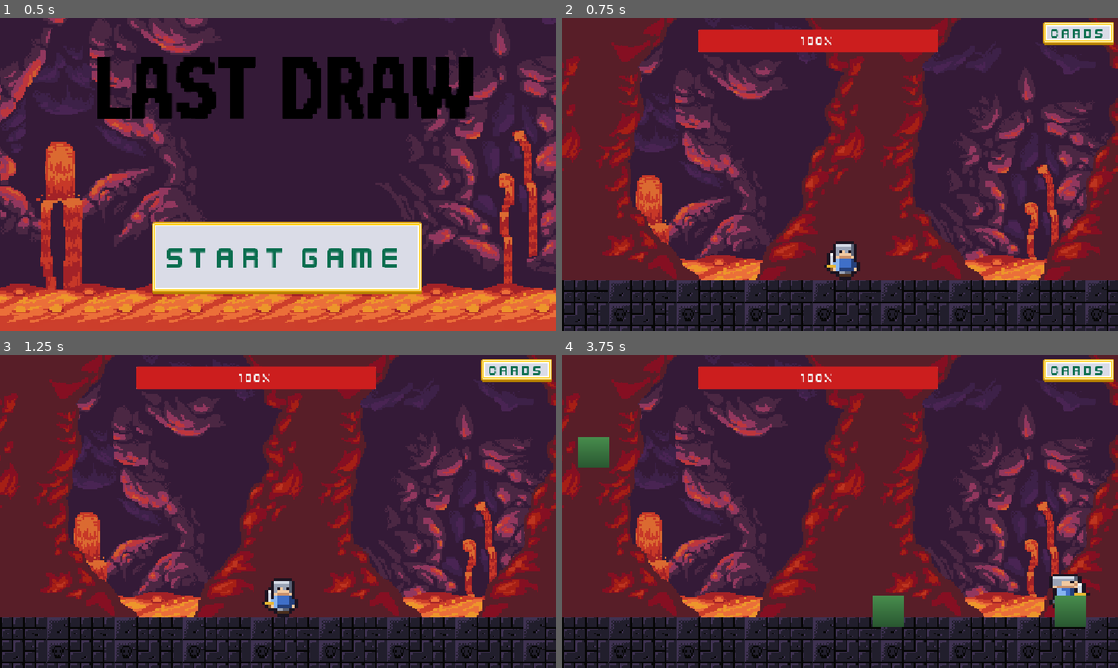
Above: before the commit, frames 1-4 (two rows, left to right).
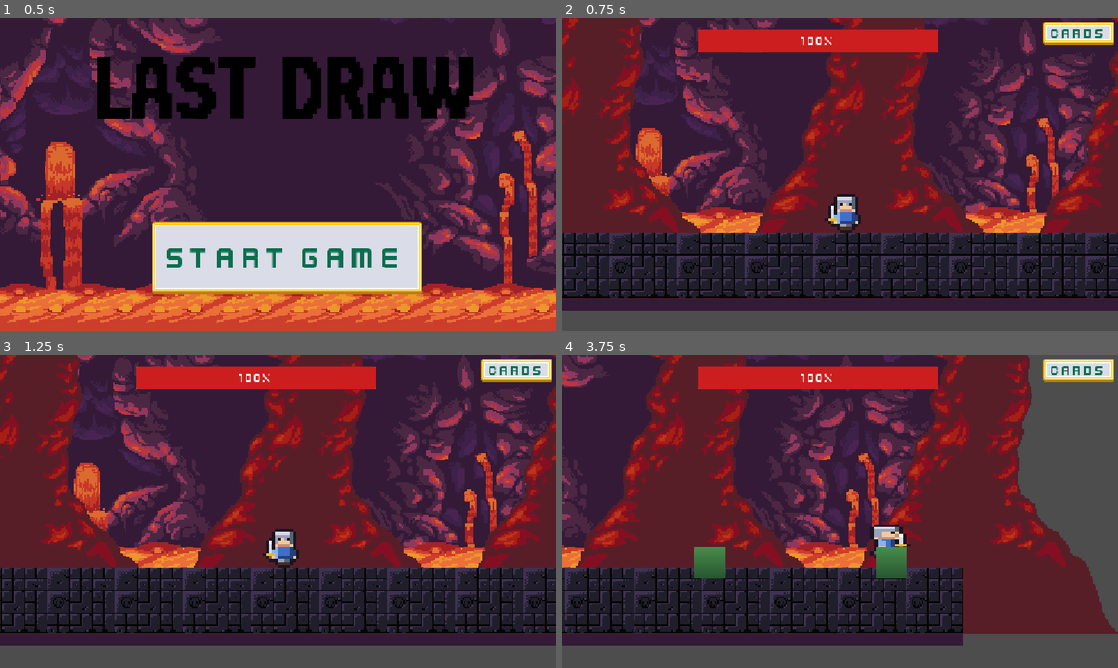
Above: after the commit, the same moments.

Repository: BillNyeFan123-creator/rebound
Game: Godot game, scene res://start_screen.tscn
Same seed, same stepped clock (60 frames per second), same inputs: the game is played once before the commit and once after it.
Inputs (mouse positions are in pixels of both pictures, inside the frame that each line leads up to):
- Up to frame 1 (0.5 s): no input
- Up to frame 2 (0.75 s): click "Start Game" at 0.5 s
- Up to frame 3 (1.25 s): no input
- Up to frame 4 (3.75 s): move the mouse to (962, 495) at 1.27 s; hold D (move_right) 1.28-2.78 s; tap X (attack) at 1.35, 2.85 s; tap W (jump) at 1.52, 2.27 s; move the mouse to (728, 527) at 2.02 s; tap Shift (dash) at 2.1, 3.6 s; move the mouse to (895, 442) at 2.77 s; hold A (move_left) 2.78-3.53 s; move the mouse to (812, 574) at 3.52 s; hold D (move_right) from 3.53 s (still down)

Frame 1 is identical in both runs. In frame 2, 48% of the frame differs, in the area x 0-100%, y 0-100%; in frame 3, 50%; in frame 4, 83%.

Commit message:
Hit-stop on kills, screen shake on damage/kills, camera added

Diff:
--- a/scenes/Player.tscn
+++ b/scenes/Player.tscn
@@ -3,6 +3,7 @@
 [ext_resource type="Script" uid="uid://cpw8iinfo4paq" path="res://scripts/player/player.gd" id="1_kpjcp"]
 [ext_resource type="PackedScene" path="res://scenes/player/sprite_knight.tscn" id="2_knight"]
 [ext_resource type="Script" uid="uid://cjabg4x6vm740" path="res://scripts/SpriteKnightAnimanager.gd" id="3_3li8b"]
+[ext_resource type="Script" path="res://scripts/arena/GameCamera.gd" id="4_camera"]
 
 [sub_resource type="RectangleShape2D" id="RectangleShape2D_xhfnw"]
 size = Vector2(75, 83)
@@ -29,3 +30,6 @@
 [node name="CollisionShape2D" type="CollisionShape2D" parent="AttackArea" unique_id=1918902232]
 position = Vector2(7, 75)
 shape = SubResource("CircleShape2D_attack")
+
+[node name="Camera" type="Camera2D" parent="."]
+script = ExtResource("4_camera")
--- a/scripts/arena/Enemy.gd
+++ b/scripts/arena/Enemy.gd
@@ -46,5 +46,9 @@
 
 
 func die() -> void:
+	HitStop.trigger()  # brief freeze on the killing blow
+	var cam := get_tree().get_first_node_in_group("camera") as GameCamera
+	if cam:
+		cam.shake(3.0)
 	died.emit()
 	queue_free()
--- /dev/null
+++ b/scripts/arena/GameCamera.gd
@@ -0,0 +1,23 @@
+class_name GameCamera
+extends Camera2D
+# Player-follow camera with decaying screen shake.
+
+var _shake_amount := 0.0
+
+
+func _ready() -> void:
+	add_to_group("camera")
+	position_smoothing_enabled = true
+	position_smoothing_speed = 6.0
+
+
+func shake(amount: float) -> void:
+	_shake_amount = maxf(_shake_amount, amount)
+
+
+func _process(delta: float) -> void:
+	if _shake_amount > 0.0:
+		offset = Vector2(randf_range(-1.0, 1.0), randf_range(-1.0, 1.0)) * _shake_amount
+		_shake_amount = move_toward(_shake_amount, 0.0, 24.0 * delta)
+	else:
+		offset = Vector2.ZERO
--- /dev/null
+++ b/scripts/arena/HitStop.gd
@@ -0,0 +1,12 @@
+class_name HitStop
+# Brief time-freeze on big impacts (killing blows etc.). Uses time_scale so it
+# never conflicts with pause-based UIs like the card pick screen.
+
+static func trigger(duration := 0.09, slowdown := 0.05) -> void:
+	if Engine.time_scale < 1.0:
+		return  # already mid hit-stop
+	Engine.time_scale = slowdown
+	var tree := Engine.get_main_loop() as SceneTree
+	tree.create_timer(duration, true, false, true).timeout.connect(
+		func(): Engine.time_scale = 1.0
+	)
--- a/scripts/player/player.gd
+++ b/scripts/player/player.gd
@@ -134,9 +134,16 @@
 	health = max(health - maxi(1, roundi(amount * damage_taken_mult)), 0)
 	invuln_timer = INVULN_TIME
 	health_changed.emit(health, max_health)
+	_shake(5.0)
 
 	if health == 0:
 		died.emit()
+
+
+func _shake(amount: float) -> void:
+	var cam := get_tree().get_first_node_in_group("camera") as GameCamera
+	if cam:
+		cam.shake(amount)
 
 
 func heal(amount: int) -> void:
@@ -148,6 +155,7 @@
 	# Lifesteal hook, called by the WaveManager when an enemy dies.
 	if heal_on_kill > 0.0:
 		heal(roundi(heal_on_kill))
+	_shake(2.5)
 
 
 func reset_health() -> void:
